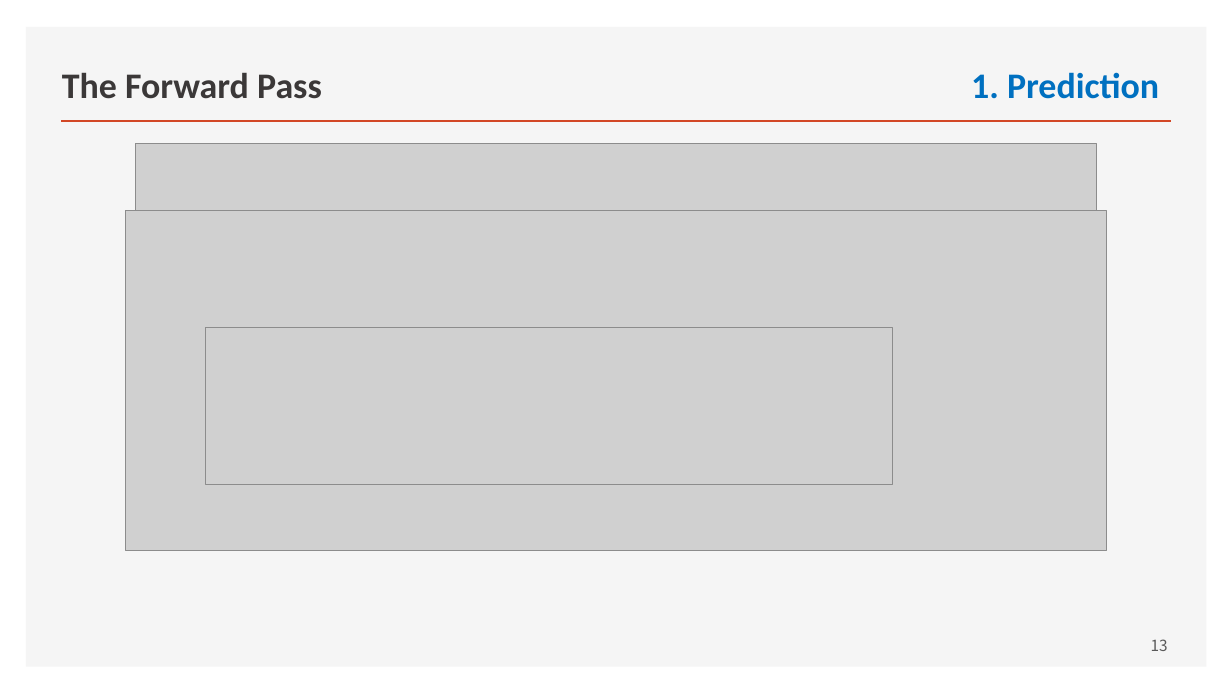
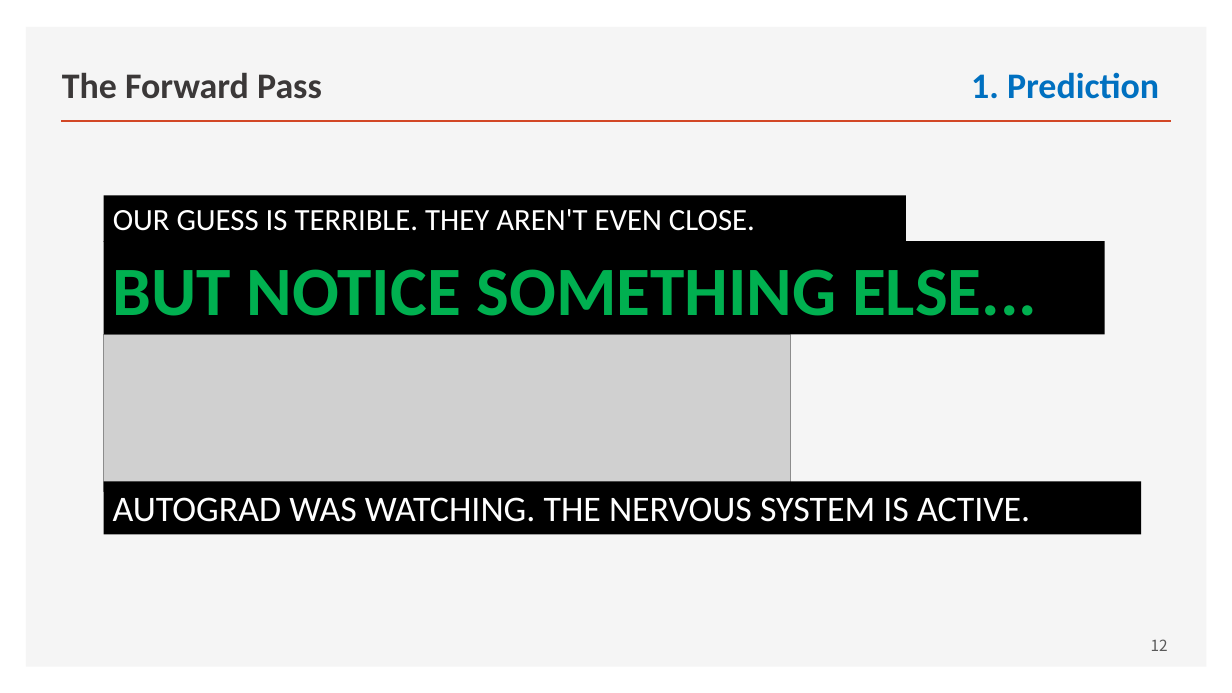
Before and after one commit to ancestor9/mathematics-for-machine-learning, a slide deck: slide 12 of Linear_Algebra/w5_02_Deep_Learning_with_pytorch.pptx (slide 13 before the commit). Drawn at 1232x693 pixels with LibreOffice and Linux fonts; fonts in the diff are those of the drawing; grey boxes stand for pictures. Boxes give left, top, right and bottom in pixels: in the first picture for what was removed or moved away, otherwise in the second. Text is boxed around its words. In the diff, an @@ line names an element or a change of style, - is before the commit and + after.

```diff
--- a/Linear_Algebra/w5_02_Deep_Learning_with_pytorch.pptx
+++ b/Linear_Algebra/w5_02_Deep_Learning_with_pytorch.pptx
@@ picture removed at box(136, 143, 1096, 211) @@
@@ rectangle added at box(104, 195, 906, 241), fill #000000, 24 pt, text #FFFFFF @@
+OUR GUESS IS TERRIBLE. THEY AREN'T EVEN CLOSE.
@@ picture removed at box(126, 211, 1106, 551) @@
@@ rectangle added at box(104, 241, 1104, 335), fill #000000, 54 pt, text #00B050, bold @@
+BUT NOTICE SOMETHING ELSE...
@@ picture: place and size @@
-picture at box(205, 328, 893, 485)
+picture at box(104, 335, 791, 492)
@@ rectangle added at box(104, 482, 1141, 534), fill #000000, 28 pt, text #FFFFFF @@
+AUTOGRAD WAS WATCHING. THE NERVOUS SYSTEM IS ACTIVE.
@@ page number at box(1151, 639, 1168, 651): text changed @@
-13
+12
```
Also in this commit, not shown: 6 other slides changed, 1 slide removed.
